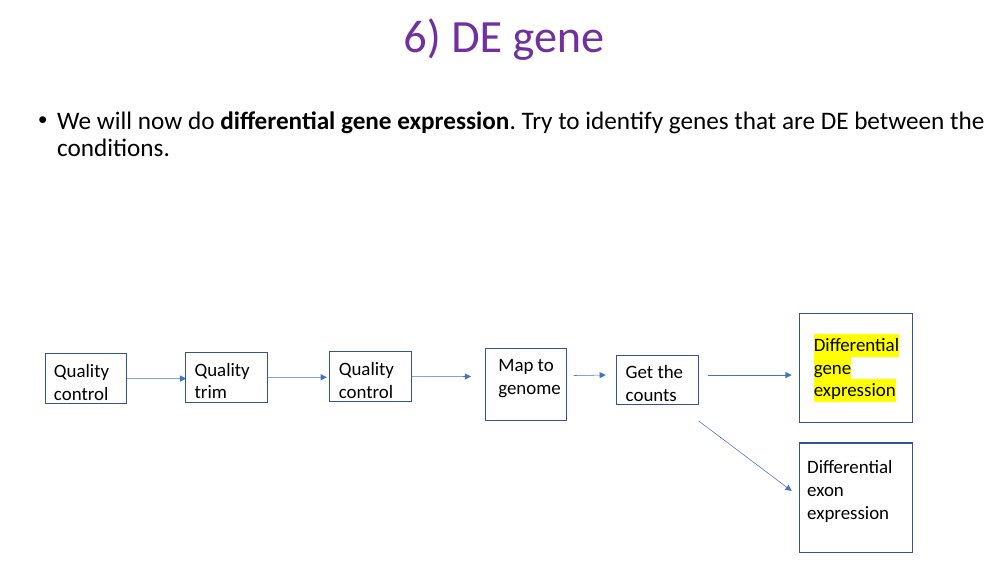
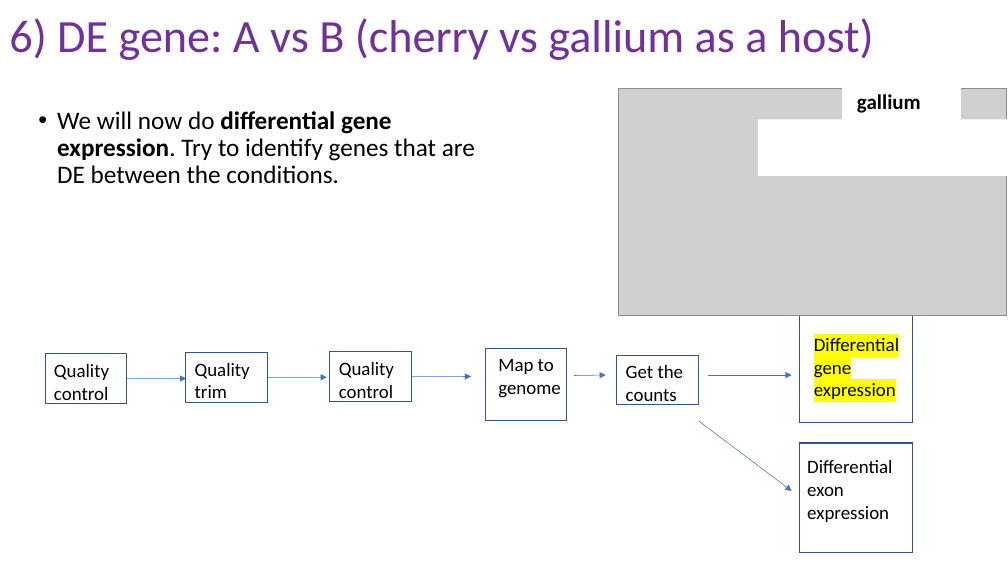
Before and after one commit to schlogl2017/RNAseq_workshop, a slide deck: slide 19 of powerpoint/6_RNAseq_DE.pptx. Drawn at 1008x567 pixels with LibreOffice and Linux fonts; fonts in the diff are those of the drawing; grey boxes stand for pictures. Boxes give left, top, right and bottom in pixels: in the first picture for what was removed or moved away, otherwise in the second. Text is boxed around its words. In the diff, an @@ line names an element or a change of style, - is before the commit and + after.

```diff
--- a/powerpoint/6_RNAseq_DE.pptx
+++ b/powerpoint/6_RNAseq_DE.pptx
@@ title at (9, 18, 874, 60): text changed @@
-6) DE gene
+6) DE gene: A vs B (cherry vs gallium as a host)
@@ text "We will now do differential ..." rewrapped from (57, 111, 984, 157) to (57, 111, 475, 184) @@
@@ group added at (619, 88, 1008, 315): 2 rectangles, 1 picture, 1 text @@
+gallium
```
Also in this commit, not shown: 12 other slides changed, 1 slide added, 1 slide removed, 22 other files.
